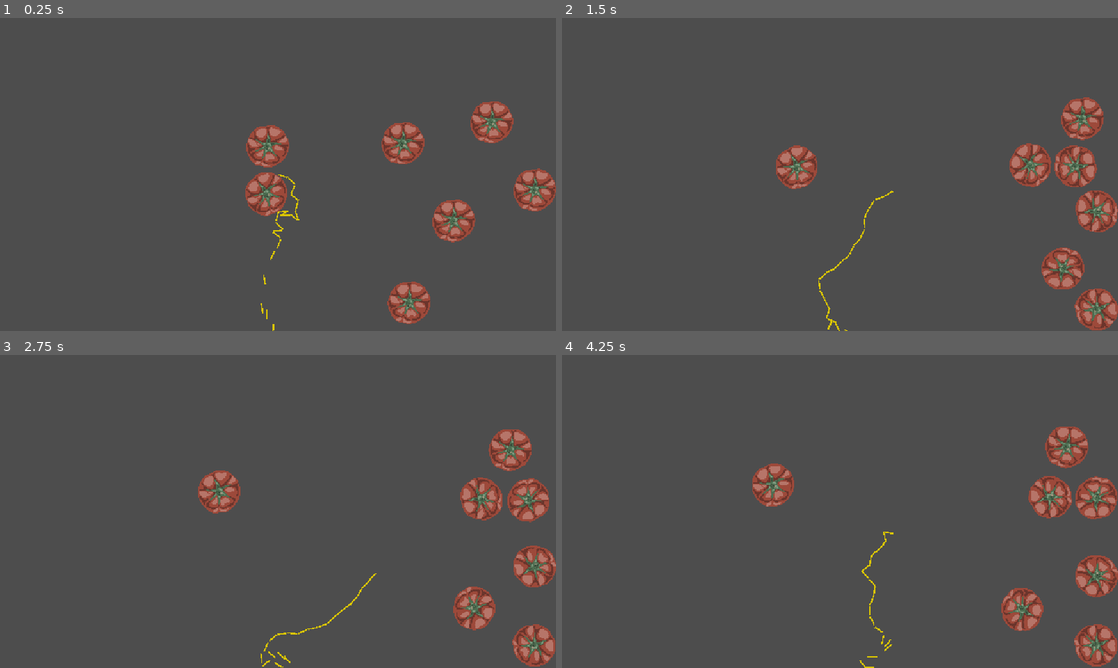
Above: before the commit, frames 1-4 (two rows, left to right).
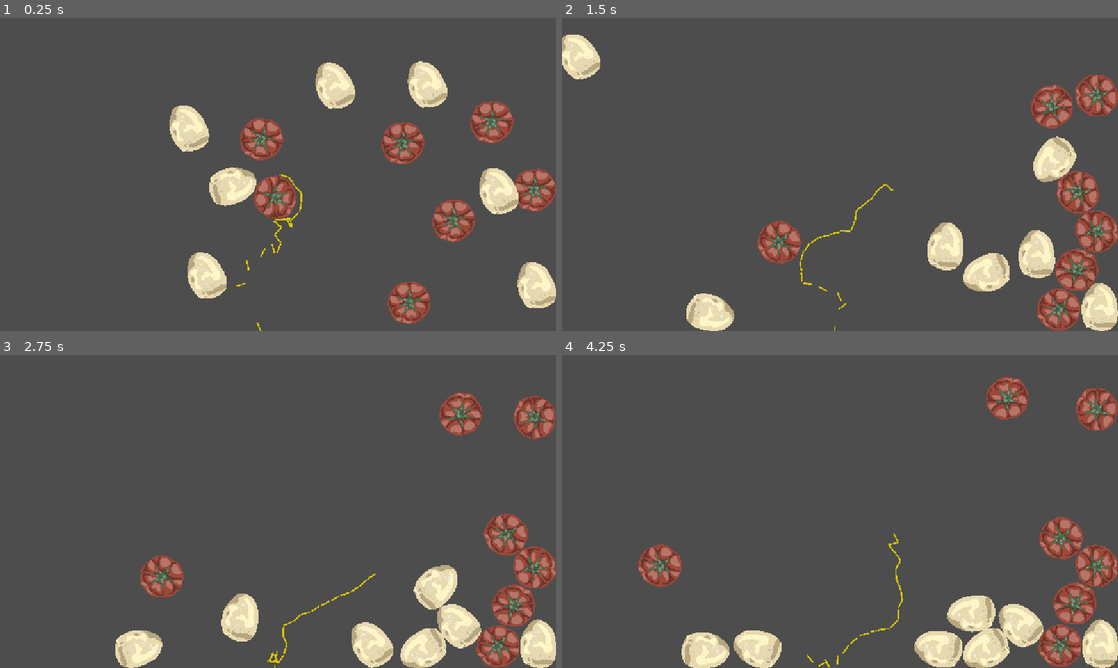
Above: after the commit, the same moments.

Repository: JulianHeuser/RGDC-Jam-Spring-2025
Game: Godot game, scene res://Level1.tscn
Same seed, same stepped clock (60 frames per second), same inputs: the game is played once before the commit and once after it.
Inputs (mouse positions are in pixels of both pictures, inside the frame that each line leads up to):
- Up to frame 1 (0.25 s): no input
- Up to frame 2 (1.5 s): tap Enter at 0.5 s; move the mouse to (962, 158) at 0.52 s; hold D (move_right_1) 0.53-1.28 s; tap Down (move_down_2) at 0.6 s; click (962, 158) at 0.67 s; move the mouse to (728, 190) at 1.27 s; hold S (move_down_1) from 1.28 s (still down); tap Left (move_left_2) at 1.35 s
- Up to frame 3 (2.75 s): move the mouse to (333, 442) at 2.02 s; release S (move_down_1) at 2.03 s; hold D (move_right_1) from 2.03 s (still down); tap Right (move_right_2) at 2.1 s
- Up to frame 4 (4.25 s): move the mouse to (812, 574) at 2.77 s; release D (move_right_1) at 2.78 s; hold W (move_up_1) 2.78-3.53 s; tap Up (move_up_2) at 2.85 s; click (812, 574) at 2.92 s; move the mouse to (1006, 558) at 3.52 s; hold A (move_left_1) from 3.53 s (still down); tap Enter at 3.6 s

The runs differ from the first frame. In frame 1, 7.6% of the frame differs, in the area x 30-100%, y 13-100%; in frame 2, 14%; in frame 3, 15%; in frame 4, 15%, in the area x 13-100%, y 6-100%.

Commit message:
Added dough object

Diff:
--- a/Level1.tscn
+++ b/Level1.tscn
@@ -1,11 +1,9 @@
-[gd_scene load_steps=8 format=3 uid="uid://dsoc7yqw2jmqh"]
+[gd_scene load_steps=9 format=3 uid="uid://dsoc7yqw2jmqh"]
 
 [ext_resource type="PackedScene" uid="uid://bk64v7oudt0cm" path="res://Tomato.tscn" id="1_kyxg0"]
-[ext_resource type="Script" uid="uid://coc6yeel62a5f" path="res://level_1_tst.gd" id="1_mc20k"]
+[ext_resource type="Script" path="res://level_1_tst.gd" id="1_mc20k"]
 [ext_resource type="PackedScene" uid="uid://bl88cq8mwj0cx" path="res://Rope.tscn" id="2_cove1"]
-
-[sub_resource type="WorldBoundaryShape2D" id="WorldBoundaryShape2D_kyxg0"]
-normal = Vector2(0, 1)
+[ext_resource type="PackedScene" uid="uid://cp6pldtn0wbfi" path="res://dough.tscn" id="3_cove1"]
 
 [sub_resource type="WorldBoundaryShape2D" id="WorldBoundaryShape2D_mc20k"]
 
@@ -15,63 +13,93 @@
 [sub_resource type="WorldBoundaryShape2D" id="WorldBoundaryShape2D_dwyiq"]
 normal = Vector2(-1, 0)
 
+[sub_resource type="WorldBoundaryShape2D" id="WorldBoundaryShape2D_kyxg0"]
+normal = Vector2(0, 1)
+
 [node name="Level1" type="Node2D"]
 script = ExtResource("1_mc20k")
 
 [node name="Rope" parent="." instance=ExtResource("2_cove1")]
 segment_count = 20
 
-[node name="Tomato" parent="." instance=ExtResource("1_kyxg0")]
-position = Vector2(359, 10)
-
-[node name="Tomato2" parent="." instance=ExtResource("1_kyxg0")]
-position = Vector2(63, -87)
-
-[node name="Tomato3" parent="." instance=ExtResource("1_kyxg0")]
-position = Vector2(-36, 26)
-
-[node name="Tomato4" parent="." instance=ExtResource("1_kyxg0")]
-position = Vector2(247, -131)
-
-[node name="Tomato5" parent="." instance=ExtResource("1_kyxg0")]
-position = Vector2(76, 243)
-
-[node name="Tomato6" parent="." instance=ExtResource("1_kyxg0")]
-position = Vector2(168, 73)
-
-[node name="Tomato7" parent="." instance=ExtResource("1_kyxg0")]
-position = Vector2(-217, -81)
-
 [node name="Camera2D" type="Camera2D" parent="."]
 
-[node name="Top" type="StaticBody2D" parent="."]
+[node name="WorldBoundaries" type="Node2D" parent="."]
+
+[node name="Bottom" type="StaticBody2D" parent="WorldBoundaries"]
 collision_layer = 3
 collision_mask = 3
 
-[node name="CollisionShape2D" type="CollisionShape2D" parent="Top"]
+[node name="WorldBoundaries_Bottom#CollisionShape2D" type="CollisionShape2D" parent="WorldBoundaries/Bottom"]
+position = Vector2(0, 324)
+shape = SubResource("WorldBoundaryShape2D_mc20k")
+
+[node name="Left" type="StaticBody2D" parent="WorldBoundaries"]
+collision_layer = 3
+collision_mask = 3
+
+[node name="WorldBoundaries_Left#CollisionShape2D" type="CollisionShape2D" parent="WorldBoundaries/Left"]
+position = Vector2(-576, 0)
+shape = SubResource("WorldBoundaryShape2D_cove1")
+
+[node name="Right" type="StaticBody2D" parent="WorldBoundaries"]
+collision_layer = 3
+collision_mask = 3
+
+[node name="WorldBoundaries_Right#CollisionShape2D" type="CollisionShape2D" parent="WorldBoundaries/Right"]
+position = Vector2(576, 0)
+shape = SubResource("WorldBoundaryShape2D_dwyiq")
+
+[node name="Top0" type="StaticBody2D" parent="WorldBoundaries"]
+collision_layer = 3
+collision_mask = 3
+
+[node name="WorldBoundaries_Top#CollisionShape2D" type="CollisionShape2D" parent="WorldBoundaries/Top0"]
 position = Vector2(0, -324)
 shape = SubResource("WorldBoundaryShape2D_kyxg0")
 
-[node name="Bottom" type="StaticBody2D" parent="."]
-collision_layer = 3
-collision_mask = 3
+[node name="Tomatoes" type="Node2D" parent="."]
 
-[node name="CollisionShape2D" type="CollisionShape2D" parent="Bottom"]
-position = Vector2(0, 324)
-shape = SubResource("WorldBoundaryShape2D_mc20k")
+[node name="Tomato" parent="Tomatoes" instance=ExtResource("1_kyxg0")]
+position = Vector2(359, 10)
 
-[node name="Left" type="StaticBody2D" parent="."]
-collision_layer = 3
-collision_mask = 3
+[node name="Tomato2" parent="Tomatoes" instance=ExtResource("1_kyxg0")]
+position = Vector2(63, -87)
 
-[node name="CollisionShape2D" type="CollisionShape2D" parent="Left"]
-position = Vector2(-576, 0)
-shape = SubResource("WorldBoundaryShape2D_cove1")
+[node name="Tomato3" parent="Tomatoes" instance=ExtResource("1_kyxg0")]
+position = Vector2(-36, 26)
 
-[node name="Right" type="StaticBody2D" parent="."]
-collision_layer = 3
-collision_mask = 3
+[node name="Tomato4" parent="Tomatoes" instance=ExtResource("1_kyxg0")]
+position = Vector2(247, -131)
 
-[node name="CollisionShape2D" type="CollisionShape2D" parent="Right"]
-position = Vector2(576, 0)
-shape = SubResource("WorldBoundaryShape2D_dwyiq")
+[node name="Tomato5" parent="Tomatoes" instance=ExtResource("1_kyxg0")]
+position = Vector2(76, 243)
+
+[node name="Tomato6" parent="Tomatoes" instance=ExtResource("1_kyxg0")]
+position = Vector2(168, 73)
+
+[node name="Tomato7" parent="Tomatoes" instance=ExtResource("1_kyxg0")]
+position = Vector2(-217, -81)
+
+[node name="Dough" type="Node2D" parent="."]
+
+[node name="Dough" parent="Dough" instance=ExtResource("3_cove1")]
+position = Vector2(-356, 158)
+
+[node name="Dough2" parent="Dough" instance=ExtResource("3_cove1")]
+position = Vector2(101, -237)
+
+[node name="Dough3" parent="Dough" instance=ExtResource("3_cove1")]
+position = Vector2(365, 190)
+
+[node name="Dough4" parent="Dough" instance=ExtResource("3_cove1")]
+position = Vector2(249, -17)
+
+[node name="Dough5" parent="Dough" instance=ExtResource("3_cove1")]
+position = Vector2(-117, 6)
+
+[node name="Dough6" parent="Dough" instance=ExtResource("3_cove1")]
+position = Vector2(-90, -235)
+
+[node name="Dough7" parent="Dough" instance=ExtResource("3_cove1")]
+position = Vector2(-393, -147)
--- a/dough.tscn
+++ b/dough.tscn
@@ -1,6 +1,6 @@
 [gd_scene load_steps=3 format=3 uid="uid://cp6pldtn0wbfi"]
 
-[ext_resource type="Script" path="res://tomatoController.gd" id="1_2xg5y"]
+[ext_resource type="Script" path="res://crushController.gd" id="1_2xg5y"]
 [ext_resource type="Texture2D" uid="uid://e5gitdn5qdm0" path="res://dough.png" id="1_ubkwv"]
 
 [node name="Dough" type="RigidBody2D"]
